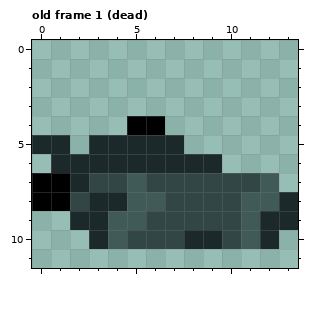
One commit to this pixel-art file: assets/hammerhead.ase. Above: the version before the commit.
14x12 pixels, 17 frames. Colours within 5 levels of each other are drawn and written as one. Shown: old frame 1 (dead). The commit also changed other frames, which this record leaves out.
New version:
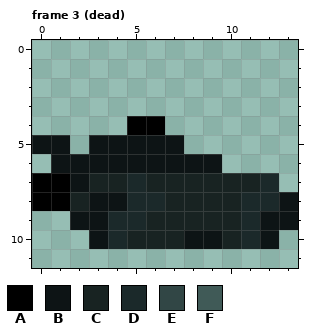
Palette (. is transparent): A #000000  B #0d1415  C #182322  D #1b292a  E #314645  F #405a57
A new or re-ordered frame is compared with the old frame closest to it.
Commit: Add impact frame to enemy death animation
Change:
frames 17 -> 19
--- frame 3 (dead) is new; against old frame 1 (dead)
@@ x 0..13 @@
  4 .....AA.......
- 5 DD.DDDDD......
- 6 .DDDDDDDDD....
- 7 AADEEFEEEEEEF.
- 8 AAEDDFFEEEEFFD
- 9 ..DDFFEEEEEFDD
-10 ...DFEEEDDEFD.
+ 5 BB.BBBBB......
+ 6 .BBBBBBBBB....
+ 7 AABCCDCCCCCCD.
+ 8 AACBBDDCCCCDDB
+ 9 ..BBDDCCCCCDBB
+10 ...BDCCCBBCDB.
 11 ..............
Where, in picture pixels (left, top, right, bottom), the same in both pictures:
changed: (32, 135, 298, 249)
